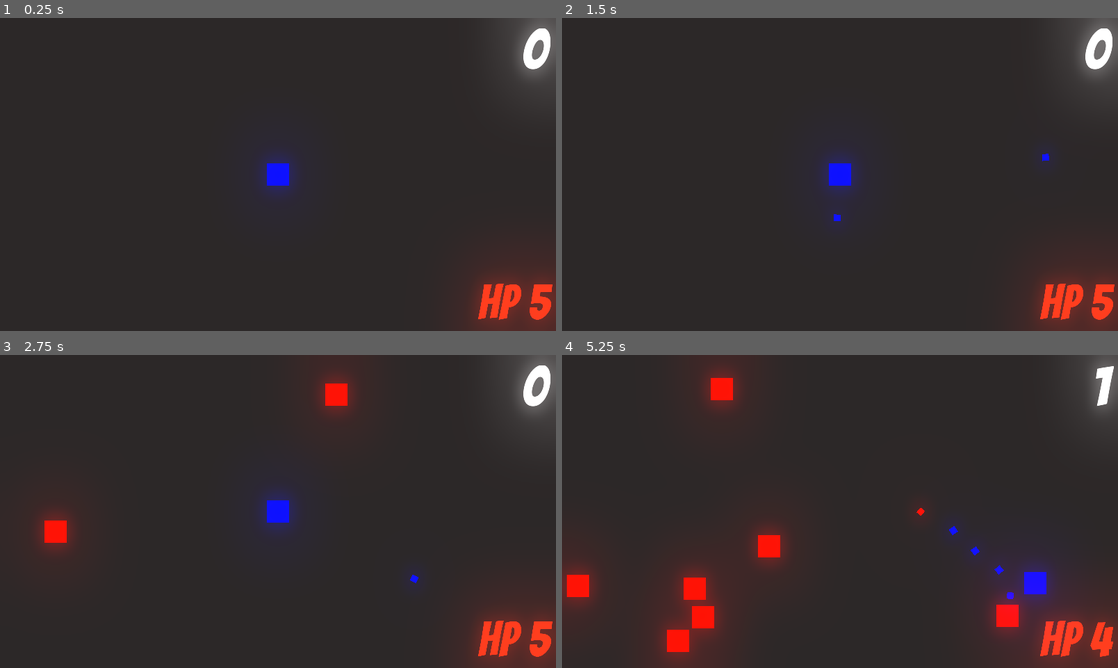
Above: before the commit, frames 1-4 (two rows, left to right).
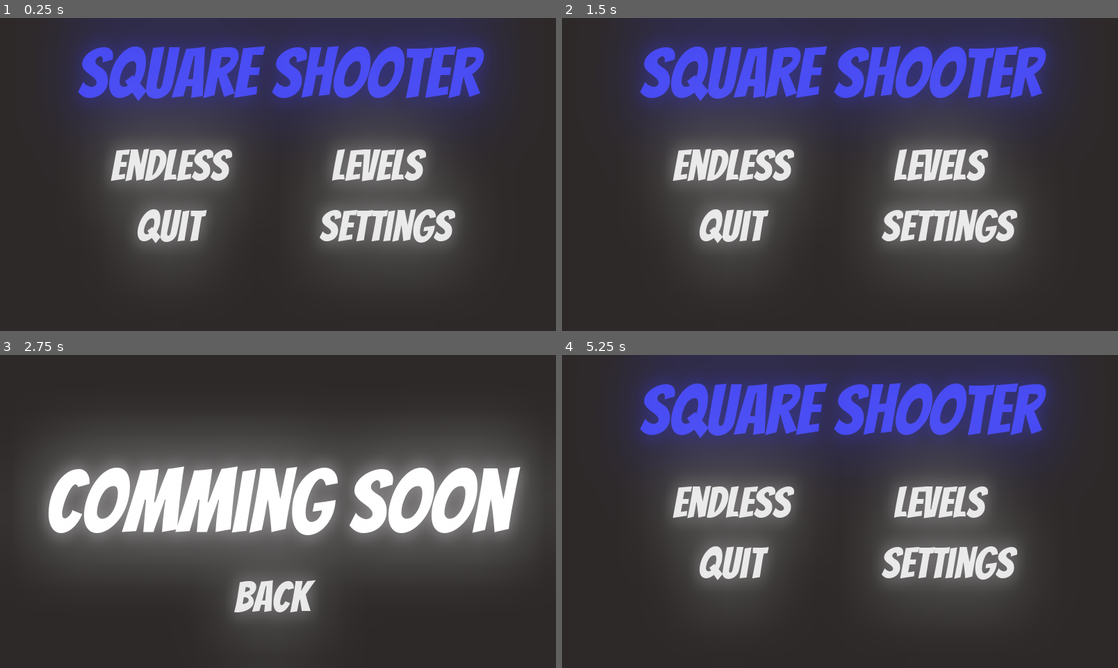
Above: after the commit, the same moments.

Repository: Daniel5772/Programmieren_Note
Game: Godot game, scene res://Screne/Menu.tscn
Same seed, same stepped clock (60 frames per second), same inputs: the game is played once before the commit and once after it. Before the commit the project starts from res://Level/Level 1.tscn.
Inputs (mouse positions are in pixels of both pictures, inside the frame that each line leads up to):
- Up to frame 1 (0.25 s): no input
- Up to frame 2 (1.5 s): click (940, 165) at 0.5 s, where only the run after the commit has a clickable "Levels"; click (834, 262) at 1.25 s, where only the run after the commit has a clickable "Back"
- Up to frame 3 (2.75 s): click (383, 564) at 2 s, where only the run after the commit has a clickable "Settings"
- Up to frame 4 (5.25 s): tap Enter at 2.75 s; move the mouse to (962, 495) at 2.77 s; press the mouse at (962, 495) at 2.78 s; hold D (move_right) 2.78-3.53 s; move the mouse to (728, 527) at 3.52 s; release the mouse at (728, 527) at 3.53 s; hold S (move_down) 3.53-4.28 s; click (728, 527) at 3.6 s; move the mouse to (895, 442) at 4.27 s; press the mouse at (895, 442) at 4.28 s; hold D (move_right) 4.28-5.03 s; move the mouse to (812, 574) at 5.02 s; release the mouse at (812, 574) at 5.03 s; hold W (move_up) from 5.03 s (still down); click (812, 574) at 5.1 s

The runs differ from the first frame. In frame 1, 47% of the frame differs, in the area x 12-100%, y 0-100%; in frame 2, 47%; in frame 3, 44%; in frame 4, 52%, in the area x 0-100%, y 0-100%.

Commit message:
Screnes erstellt

Diff:
--- a/PLayer/Player_f.tscn
+++ b/PLayer/Player_f.tscn
@@ -23,7 +23,6 @@
 
 [node name="CollisionShape2D" type="CollisionShape2D" parent="Hitbox"]
 visible = false
-scale = Vector2( 1, 1 )
 shape = SubResource( 1 )
 [connection signal="timeout" from="Reload_speed" to="." method="_on_Reload_speed_timeout"]
 [connection signal="area_entered" from="Hitbox" to="." method="_on_Hitbox_area_entered"]
--- a/Screne/Death_screne.gd
+++ b/Screne/Death_screne.gd
@@ -4,6 +4,8 @@
 func _on_Button_pressed():
 	get_tree().change_scene("res://Level/Level 1.tscn")
 
+	Global.score = 0
+
 
 func _on_Button2_pressed():
 	queue_free()
--- a/Screne/Death_screne.tscn
+++ b/Screne/Death_screne.tscn
@@ -1,17 +1,26 @@
-[gd_scene load_steps=6 format=2]
+[gd_scene load_steps=9 format=2]
 
 [ext_resource path="res://GFX/Font.ttf" type="DynamicFontData" id=1]
 [ext_resource path="res://Screne/Death_screne.gd" type="Script" id=2]
+[ext_resource path="res://Screne/Score_points.gd" type="Script" id=3]
 
 [sub_resource type="DynamicFont" id=1]
 size = 128
 font_data = ExtResource( 1 )
 
+[sub_resource type="DynamicFont" id=2]
+size = 30
+font_data = ExtResource( 1 )
+
 [sub_resource type="DynamicFont" id=3]
+size = 30
+font_data = ExtResource( 1 )
+
+[sub_resource type="DynamicFont" id=4]
 size = 70
 font_data = ExtResource( 1 )
 
-[sub_resource type="Environment" id=2]
+[sub_resource type="Environment" id=5]
 background_mode = 4
 glow_enabled = true
 glow_bloom = 0.2
@@ -24,11 +33,13 @@
 [node name="Control" type="Control" parent="."]
 margin_right = 640.0
 margin_bottom = 360.0
+grow_horizontal = 2
+grow_vertical = 2
 __meta__ = {
 "_edit_use_anchors_": false
 }
 
-[node name="Label" type="Label" parent="Control"]
+[node name="You_Died" type="Label" parent="Control"]
 margin_top = 50.0
 margin_right = 640.0
 margin_bottom = 188.0
@@ -40,31 +51,55 @@
 "_edit_use_anchors_": false
 }
 
+[node name="Score" type="Label" parent="Control"]
+margin_left = 283.501
+margin_top = 189.737
+margin_right = 346.501
+margin_bottom = 222.737
+custom_fonts/font = SubResource( 2 )
+text = "Score"
+
+[node name="Score_points" type="Label" parent="Control"]
+margin_left = 247.0
+margin_top = 232.0
+margin_right = 379.0
+margin_bottom = 265.0
+custom_fonts/font = SubResource( 3 )
+text = "100"
+align = 1
+valign = 1
+script = ExtResource( 3 )
+__meta__ = {
+"_edit_use_anchors_": false
+}
+
 [node name="Button" type="Button" parent="Control"]
 modulate = Color( 0.803922, 0.12549, 0.12549, 1 )
 margin_left = 32.0
 margin_top = 190.0
 margin_right = 240.0
 margin_bottom = 282.0
-custom_fonts/font = SubResource( 3 )
+custom_fonts/font = SubResource( 4 )
 text = "Restart"
+flat = true
 __meta__ = {
 "_edit_use_anchors_": false
 }
 
 [node name="Button2" type="Button" parent="Control"]
 modulate = Color( 0.803922, 0.12549, 0.12549, 1 )
-margin_left = 386.023
+margin_left = 361.023
 margin_top = 190.0
-margin_right = 594.023
+margin_right = 569.023
 margin_bottom = 282.0
-custom_fonts/font = SubResource( 3 )
+custom_fonts/font = SubResource( 4 )
 text = "Menu"
+flat = true
 __meta__ = {
 "_edit_use_anchors_": false
 }
 
 [node name="WorldEnvironment" type="WorldEnvironment" parent="."]
-environment = SubResource( 2 )
+environment = SubResource( 5 )
 [connection signal="pressed" from="Control/Button" to="." method="_on_Button_pressed"]
 [connection signal="pressed" from="Control/Button2" to="." method="_on_Button2_pressed"]
--- /dev/null
+++ b/Screne/Menu.gd
@@ -0,0 +1,19 @@
+extends Node2D
+
+
+
+func _on_Endless_button_pressed():
+	get_tree().change_scene("res://Level/Level 1.tscn")
+
+
+func _on_Quit_button_pressed():
+	queue_free()
+
+
+func _on_Level_button_pressed():
+	get_tree().change_scene("res://Screne/comming soon.tscn")
+
+
+
+func _on_Settings_button_pressed():
+	get_tree().change_scene("res://Screne/comming soon.tscn")
--- /dev/null
+++ b/Screne/Menu.tscn
@@ -0,0 +1,96 @@
+[gd_scene load_steps=6 format=2]
+
+[ext_resource path="res://GFX/Font.ttf" type="DynamicFontData" id=1]
+[ext_resource path="res://Screne/Menu.gd" type="Script" id=2]
+
+[sub_resource type="DynamicFont" id=1]
+size = 80
+font_data = ExtResource( 1 )
+
+[sub_resource type="DynamicFont" id=2]
+size = 50
+font_data = ExtResource( 1 )
+
+[sub_resource type="Environment" id=3]
+background_mode = 4
+glow_enabled = true
+glow_bloom = 0.2
+glow_blend_mode = 1
+
+[node name="Menu" type="Node2D"]
+script = ExtResource( 2 )
+
+[node name="Control" type="Control" parent="."]
+margin_right = 40.0
+margin_bottom = 40.0
+__meta__ = {
+"_edit_use_anchors_": false
+}
+
+[node name="name" type="Label" parent="Control"]
+margin_top = 21.0
+margin_right = 640.0
+margin_bottom = 107.0
+custom_fonts/font = SubResource( 1 )
+custom_colors/font_color = Color( 0.219608, 0.231373, 0.92549, 1 )
+text = "Square shooter"
+align = 1
+valign = 1
+__meta__ = {
+"_edit_use_anchors_": false
+}
+
+[node name="Endless_button" type="Button" parent="Control"]
+margin_left = 120.0
+margin_top = 140.0
+margin_right = 270.0
+margin_bottom = 201.0
+custom_fonts/font = SubResource( 2 )
+text = "endless"
+flat = true
+__meta__ = {
+"_edit_use_anchors_": false
+}
+
+[node name="Quit_button" type="Button" parent="Control"]
+margin_left = 120.0
+margin_top = 210.0
+margin_right = 270.0
+margin_bottom = 271.0
+custom_fonts/font = SubResource( 2 )
+text = "quit"
+flat = true
+__meta__ = {
+"_edit_use_anchors_": false
+}
+
+[node name="Level_button" type="Button" parent="Control"]
+margin_left = 360.0
+margin_top = 140.0
+margin_right = 510.0
+margin_bottom = 201.0
+custom_fonts/font = SubResource( 2 )
+text = "Levels"
+flat = true
+__meta__ = {
+"_edit_use_anchors_": false
+}
+
+[node name="Settings_button" type="Button" parent="Control"]
+margin_left = 360.0
+margin_top = 210.0
+margin_right = 527.0
+margin_bottom = 271.0
+custom_fonts/font = SubResource( 2 )
+text = "Settings"
+flat = true
+__meta__ = {
+"_edit_use_anchors_": false
+}
+
+[node name="WorldEnvironment" type="WorldEnvironment" parent="."]
+environment = SubResource( 3 )
+[connection signal="pressed" from="Control/Endless_button" to="." method="_on_Endless_button_pressed"]
+[connection signal="pressed" from="Control/Quit_button" to="." method="_on_Quit_button_pressed"]
+[connection signal="pressed" from="Control/Level_button" to="." method="_on_Level_button_pressed"]
+[connection signal="pressed" from="Control/Settings_button" to="." method="_on_Settings_button_pressed"]
--- /dev/null
+++ b/Screne/Score_points.gd
@@ -0,0 +1,5 @@
+extends Label
+
+func _process(delta):
+
+	text = String(Global.score)
--- /dev/null
+++ b/Screne/comming soon.gd
@@ -0,0 +1,6 @@
+extends Node2D
+
+
+
+func _on_Back_butoon_pressed():
+	get_tree().change_scene("res://Screne/Menu.tscn")
--- /dev/null
+++ b/Screne/comming soon.tscn
@@ -0,0 +1,50 @@
+[gd_scene load_steps=6 format=2]
+
+[ext_resource path="res://GFX/Font.ttf" type="DynamicFontData" id=1]
+[ext_resource path="res://Screne/comming soon.gd" type="Script" id=2]
+
+[sub_resource type="DynamicFont" id=1]
+size = 100
+font_data = ExtResource( 1 )
+
+[sub_resource type="DynamicFont" id=2]
+size = 50
+font_data = ExtResource( 1 )
+
+[sub_resource type="Environment" id=3]
+background_mode = 4
+glow_enabled = true
+glow_bloom = 0.2
+glow_blend_mode = 1
+
+[node name="Node2D" type="Node2D"]
+script = ExtResource( 2 )
+
+[node name="Label" type="Label" parent="."]
+margin_left = 1.0
+margin_top = 116.0
+margin_right = 641.0
+margin_bottom = 224.0
+custom_fonts/font = SubResource( 1 )
+text = "comming soon"
+align = 1
+valign = 1
+__meta__ = {
+"_edit_use_anchors_": false
+}
+
+[node name="Back_butoon" type="Button" parent="."]
+margin_left = 264.0
+margin_top = 249.0
+margin_right = 363.0
+margin_bottom = 310.0
+custom_fonts/font = SubResource( 2 )
+text = "Back"
+flat = true
+__meta__ = {
+"_edit_use_anchors_": false
+}
+
+[node name="WorldEnvironment" type="WorldEnvironment" parent="."]
+environment = SubResource( 3 )
+[connection signal="pressed" from="Back_butoon" to="." method="_on_Back_butoon_pressed"]
--- a/project.godot
+++ b/project.godot
@@ -16,7 +16,7 @@
 [application]
 
 config/name="Programmiern_Note"
-run/main_scene="res://Level/Level 1.tscn"
+run/main_scene="res://Screne/Menu.tscn"
 config/icon="res://icon.png"
 
 [autoload]
